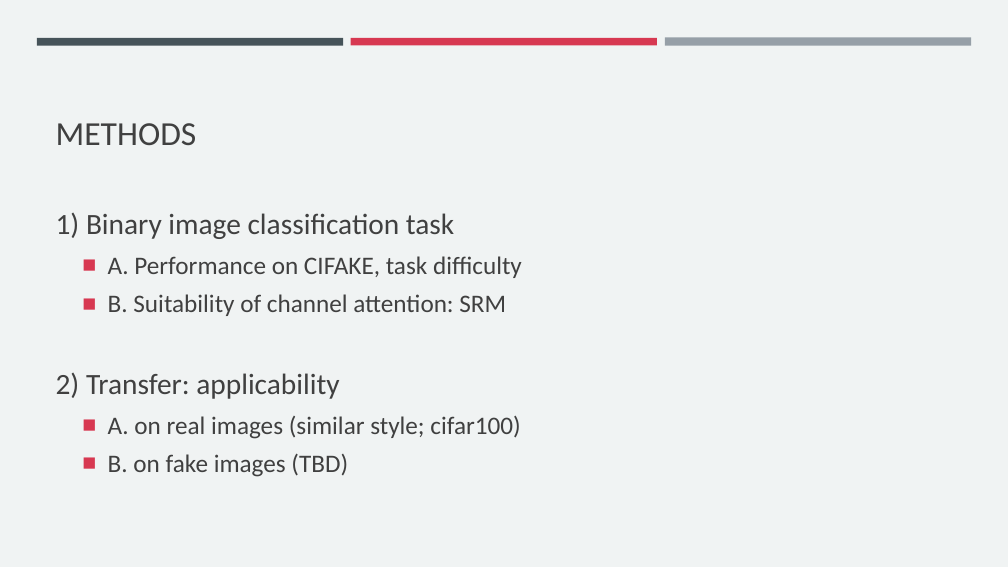
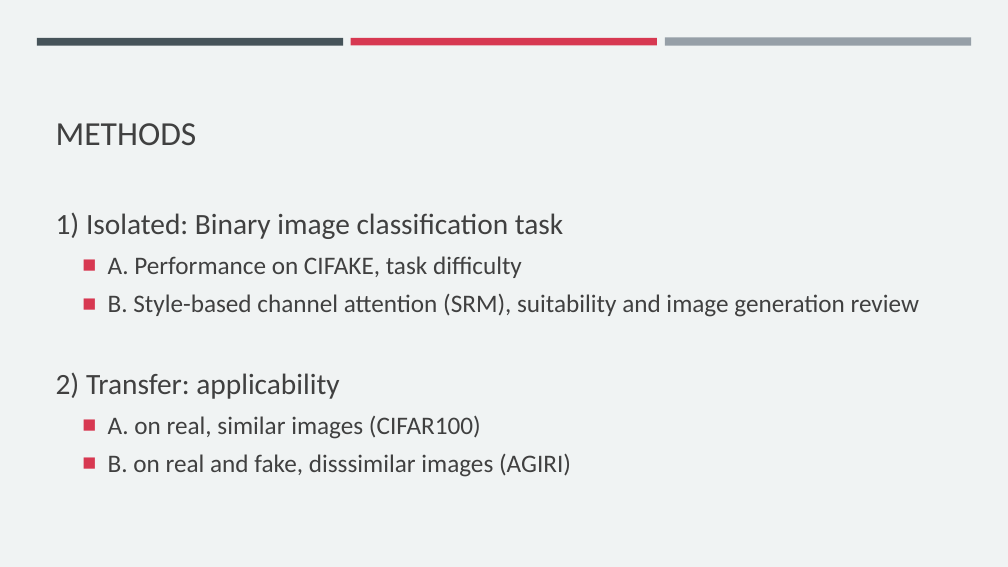
Before and after one commit to jshrdt/aics-project, a slide deck: slide 8 of paper/aics_ppp.pptx. Drawn at 1008x567 pixels with LibreOffice and Linux fonts; fonts in the diff are those of the drawing. Boxes give left, top, right and bottom in pixels: in the first picture for what was removed or moved away, otherwise in the second. Text is boxed around its words. In the diff, an @@ line names an element or a change of style, - is before the commit and + after.

```diff
--- a/paper/aics_ppp.pptx
+++ b/paper/aics_ppp.pptx
@@ text at (56,213,563,239): text changed @@
-1) Binary image classification task
+1) Isolated: Binary image classification task
@@ text at (108,294,919,317): text changed @@
-  ■ B. Suitability of channel attention: SRM
+  ■ B. Style-based channel attention (SRM), suitability and image generation review
@@ text at (108,416,571,477): text changed @@
-  ■ A. on real images (similar style; cifar100)
-  ■ B. on fake images (TBD)
+  ■ A. on real, similar images (CIFAR100)
+  ■ B. on real and fake, disssimilar images (AGIRI)
```
Also in this commit, not shown: 3 slides added, 13 other files.
